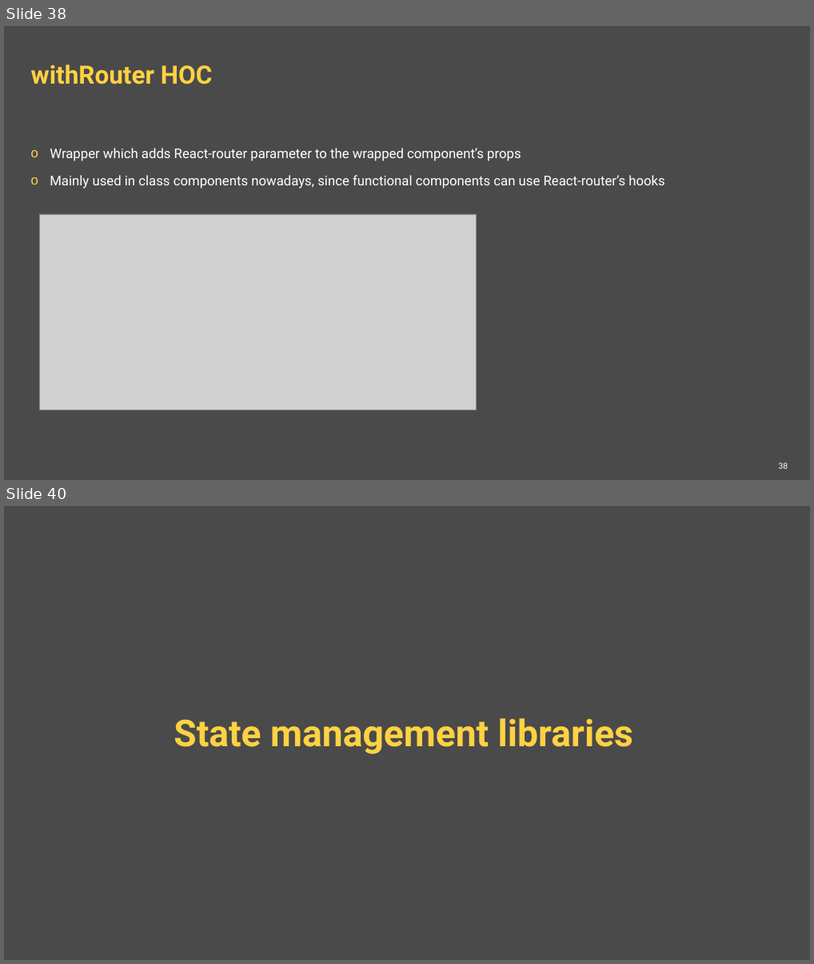
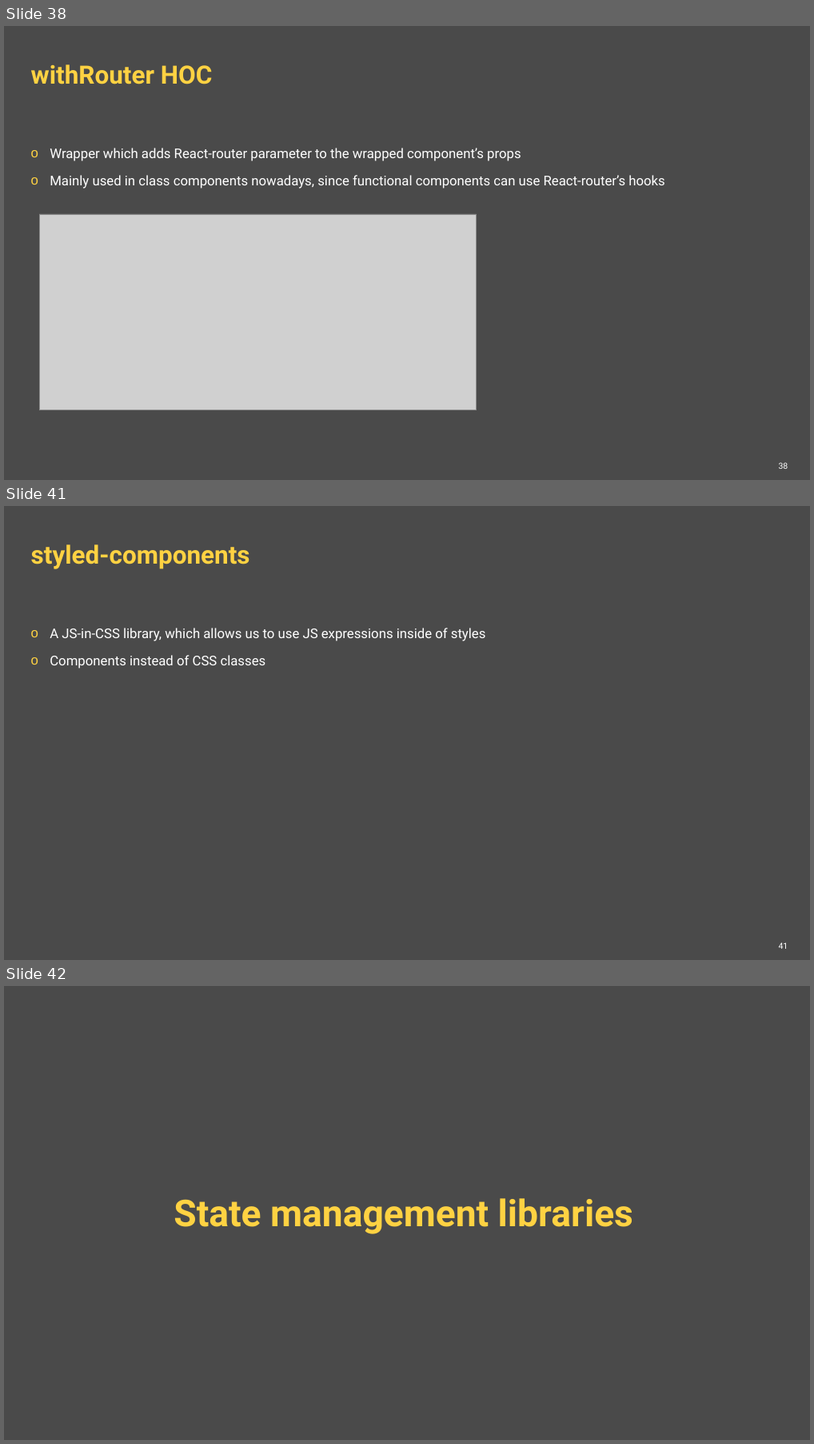
Before and after one commit to ppuzio/react-course-examples, a slide deck: React BEST course.pptx. Shown one above the other, each under a label of ours: slides 38 and 40 before the commit, slides 38, 41 and 42 after it; the slides between them are not shown. The pictures are 814x964 and 814x1444 pixels, drawn with LibreOffice and Linux fonts; fonts in the diff are those of the drawing; grey boxes stand for pictures; background and template pictures are left out. Boxes give left, top, right and bottom in pixels: in the first picture for what was removed or moved away, otherwise in the second. Text is boxed around its words. In the diff, an @@ line names an element or a change of style, - is before the commit and + after.

```diff
--- a/React BEST course.pptx
+++ b/React BEST course.pptx
@@ slide 41 added at (4,506,810,960), background #4A4A4A @@
@@ title added at (31,544,250,569), 30 pt, text #FFD242, bold @@
+styled-components
@@ text added at (50,628,486,668), 16 pt, text #FFFFFF @@
+o A JS-in-CSS library, which allows us to use JS expressions inside of styles
+o Components instead of CSS classes
@@ page number added at (779,942,789,948), 10 pt, text #FFFFFF @@
+41
@@ what was slide 40 is now slide 42 @@
```
Also in this commit, not shown: 2 slides changed, 1 other slide added, 1 other file.
